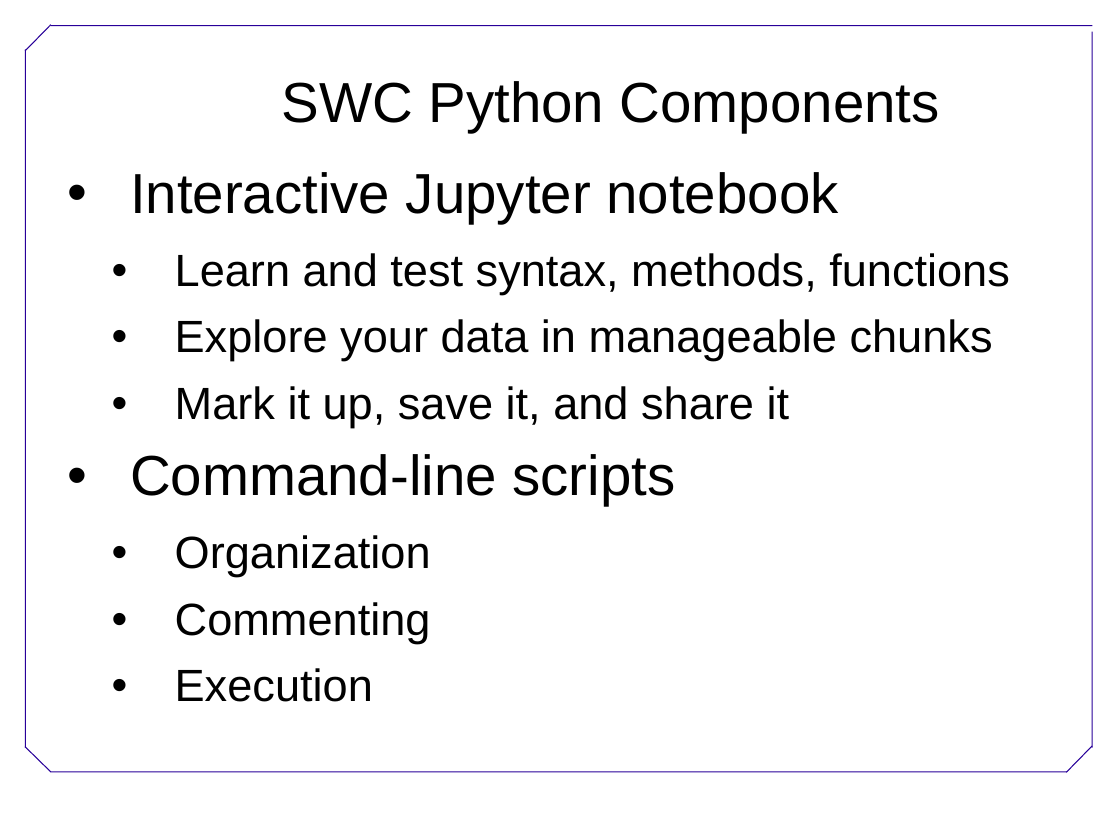
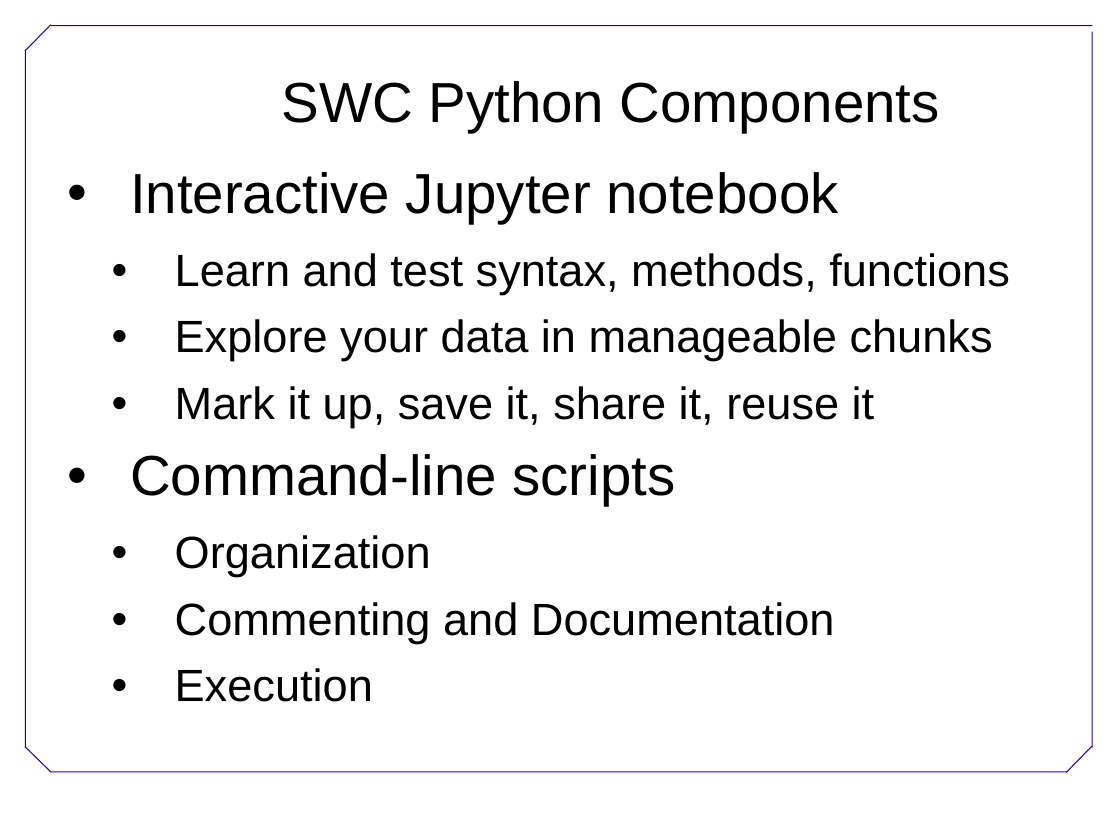
Before and after one commit to megarcia/SWC_Python, a slide deck: slide 3 of SWC_Python_Intro.pptx. Drawn at 1120x840 pixels with LibreOffice and Linux fonts; fonts in the diff are those of the drawing; background and template pictures are left out. Boxes give left, top, right and bottom in pixels: in the first picture for what was removed or moved away, otherwise in the second. Text is boxed around its words. In the diff, an @@ line names an element or a change of style, - is before the commit and + after.

```diff
--- a/SWC_Python_Intro.pptx
+++ b/SWC_Python_Intro.pptx
@@ text at [175,386,875,428]: text changed @@
-  • Mark it up, save it, and share it
+  • Mark it up, save it, share it, reuse it
@@ text at [175,602,835,643]: text changed @@
-  • Commenting
+  • Commenting and Documentation
```
Also in this commit, not shown: 6 other slides changed.
